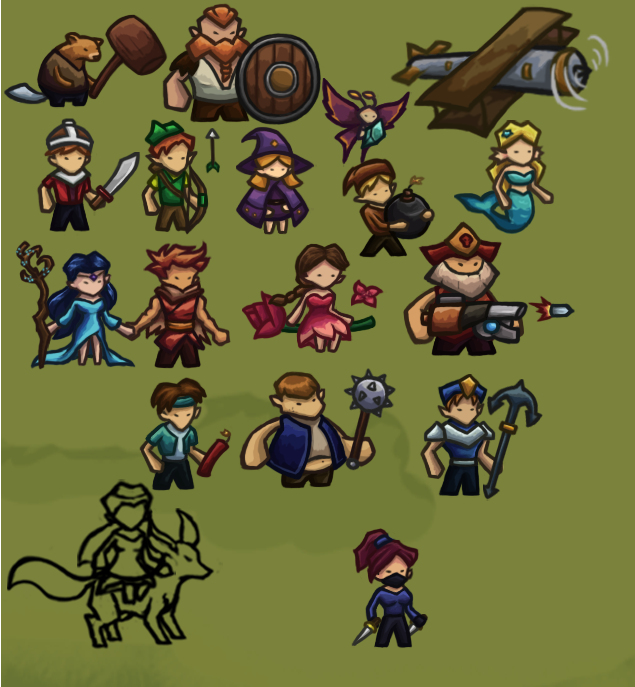
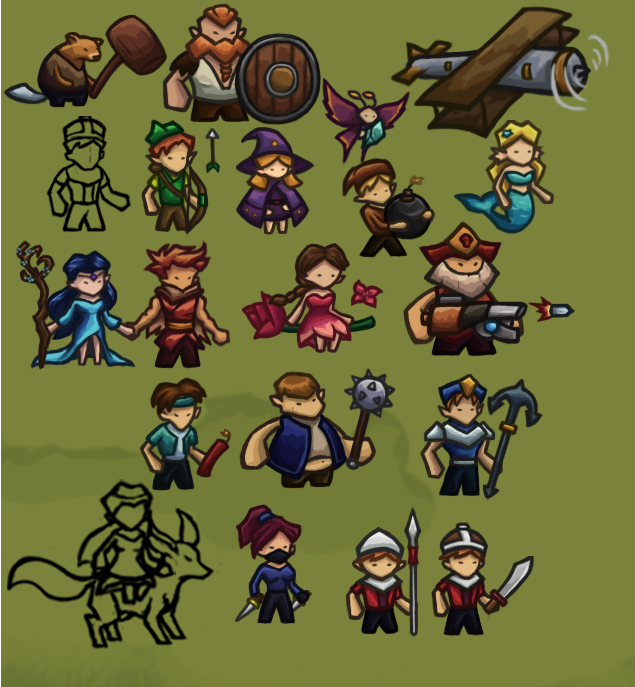
Layers edited between the first and the second w=635, h=687 image:
showed group "Group 80" (2 layers), opacity 27% → 100%, moved it out of group "Group 71" over [42, 21, 594, 641]
added layer "Group 27 copy" in group "Group 80" over [345, 506, 424, 641]
added layer "Layer 317 copy" in group "Group 80" over [42, 116, 134, 237]
removed layer "unit_butterfly copy" over [322, 78, 412, 167]
painted on "Layer 306" over [389, 6, 594, 139]
painted on "Layer 307" over [393, 6, 586, 127]
painted on "Layer 73" (1st of 2, in "unit_assassin" › "Group 45") over [234, 593, 382, 648]
painted on "Layer 76" (1st of 2, in "unit_assassin" › "Group 45") over [239, 596, 382, 646]
painted on "Layer 74" (1st of 2, in "unit_assassin" › "Group 45") over [238, 595, 381, 645]
painted on "Layer 67 copy" over [236, 504, 428, 648]
painted on "Layer 70" over [246, 514, 423, 648]
painted on "Layer 71" over [237, 506, 425, 646]
painted on "Layer 68" over [237, 505, 426, 647]
painted on "Layer 73" (2nd of 2, in "unit_assassin" › "Group 45 copy") over [280, 590, 428, 645]
painted on "Layer 76" (2nd of 2, in "unit_assassin" › "Group 45 copy") over [285, 593, 428, 643]
painted on "Layer 74" (2nd of 2, in "unit_assassin" › "Group 45 copy") over [284, 592, 427, 642]
painted on "Layer 46" over [87, 152, 535, 620]
painted on "Layer 49" over [90, 157, 534, 615]
painted on "Layer 48" over [90, 197, 510, 619]
painted on "Layer 47" over [91, 156, 534, 617]
painted on "Layer 14" (1st of 2, in "unit_warrior" › "Group 26") over [36, 118, 504, 640]
painted on "Layer 16" (1st of 2, in "unit_warrior" › "Group 26") over [45, 126, 501, 636]
painted on "Layer 17" (1st of 2, in "unit_warrior" › "Group 26") over [43, 121, 501, 634]
painted on "Layer 15" (1st of 2, in "unit_warrior" › "Group 26") over [39, 121, 505, 636]
…and 5 more changes (5 painted)
